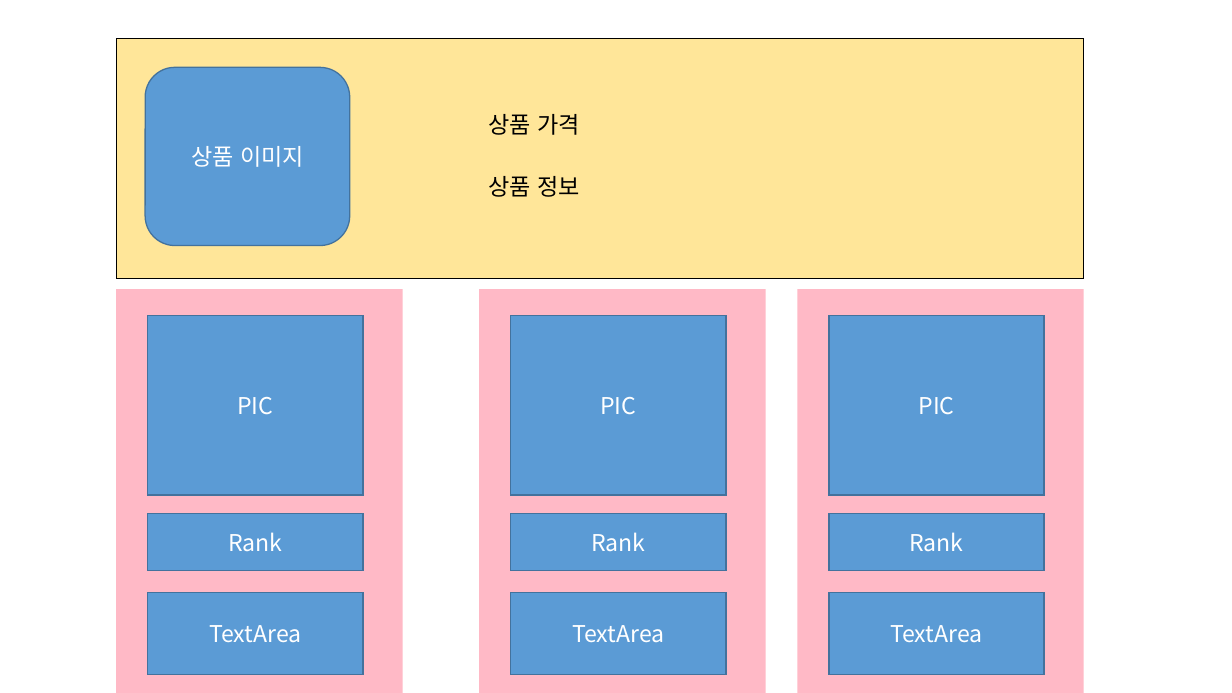
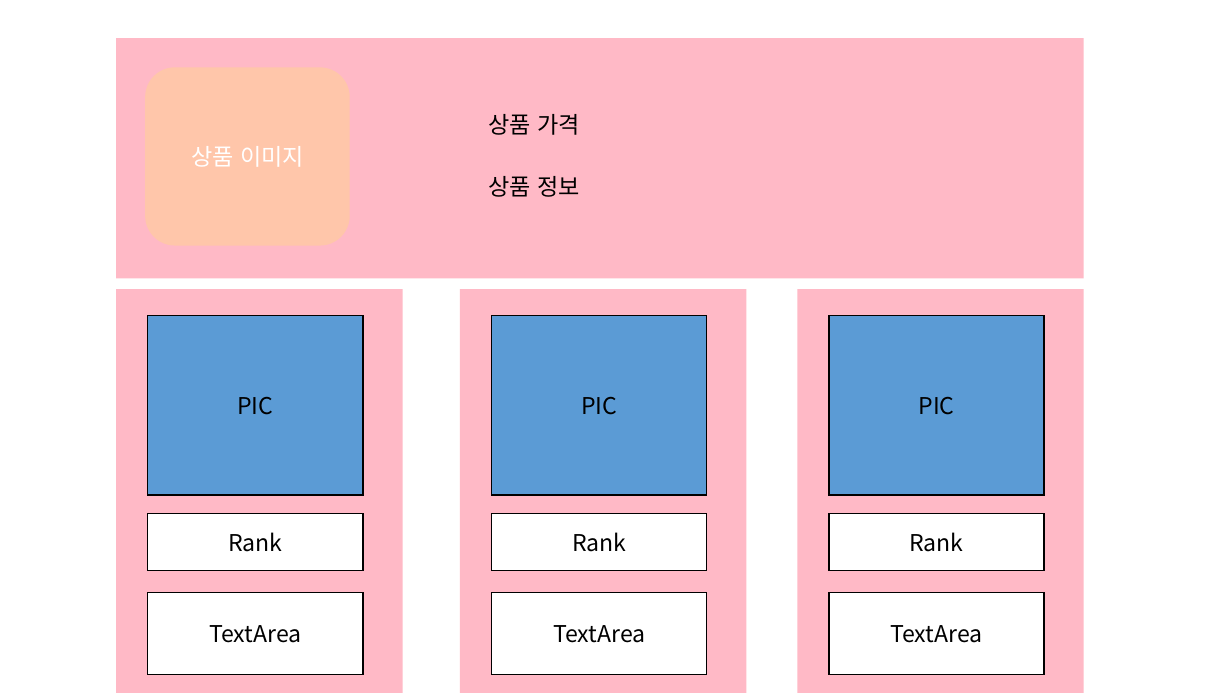
Before and after one commit to lectykim/sreview, a slide deck: slide 11 of hi/view powerpoint.pptx. Drawn at 1232x693 pixels with LibreOffice and Linux fonts; fonts in the diff are those of the drawing. Boxes give left, top, right and bottom in pixels: in the first picture for what was removed or moved away, otherwise in the second. Text is boxed around its words. In the diff, an @@ line names an element or a change of style, - is before the commit and + after.

Commit message:
change color

```diff
--- a/hi/view powerpoint.pptx
+++ b/hi/view powerpoint.pptx
@@ rectangle at [116, 38, 1084, 278]: fill #FFE699 to #FFB9C6; outline #000000 1 pt to none @@
@@ rounded rectangle "상품 이미지" at [145, 67, 349, 246]: fill #5B9BD5 to #FFC6AA; outline #43739E 1 pt to none @@
@@ 4 rectangles: place and size @@
-4 rectangles at [480, 289, 766, 693]
+4 rectangles at [460, 289, 747, 693]
@@ text colour #FFFFFF to #000000; outline #43739E 1 pt to #000000 1 pt in 3 elements at [148, 315, 363, 494], [829, 315, 1044, 494], [492, 315, 707, 494] @@
@@ text colour #FFFFFF to #000000; fill #5B9BD5 to #FFFFFF; outline #43739E 1 pt to #000000 1 pt in 6 elements at [148, 514, 363, 570], [148, 592, 363, 675], [829, 514, 1044, 570], [829, 592, 1044, 675], [492, 514, 707, 570], [492, 592, 707, 675] @@
```
Also in this commit, not shown: 15 other slides changed.
